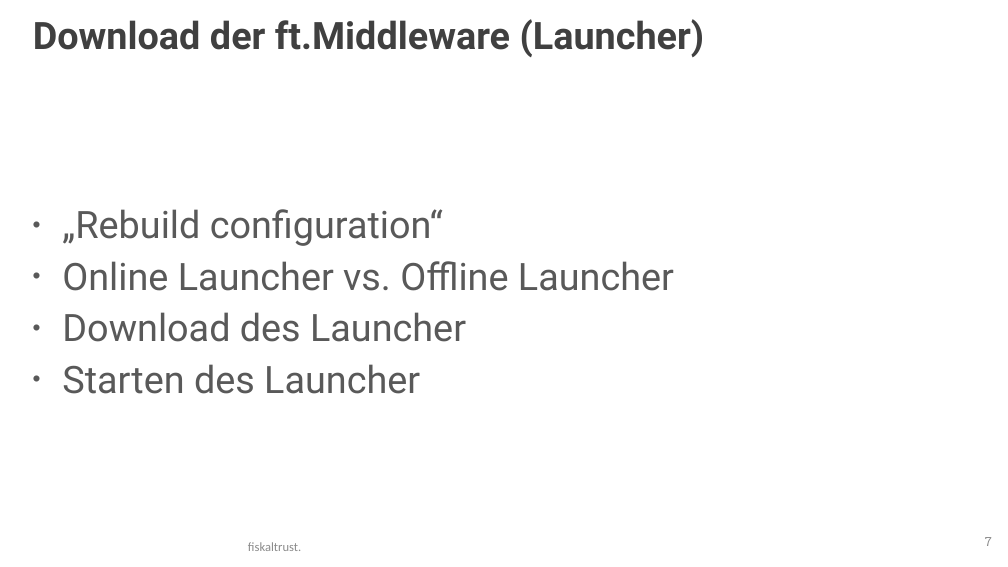
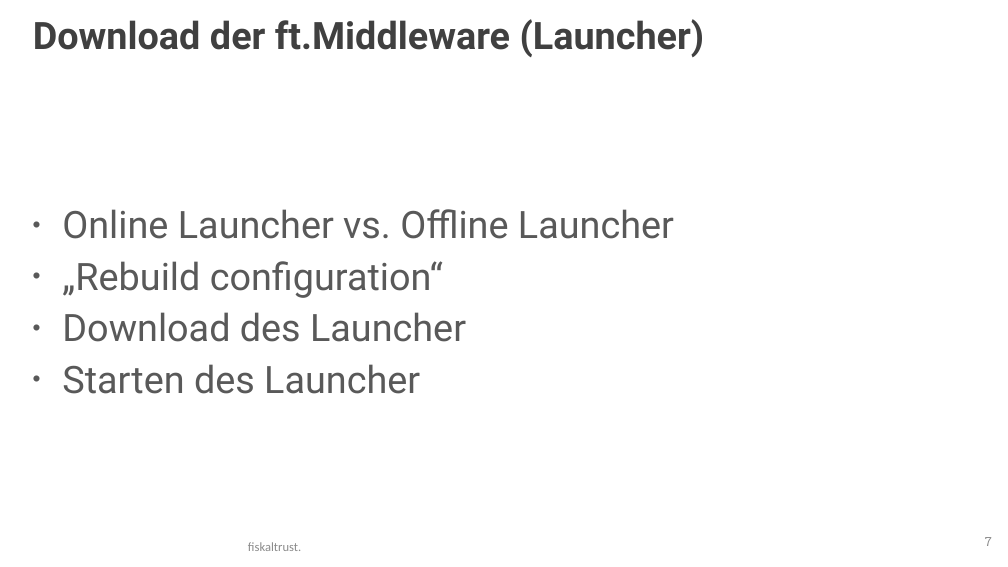
Before and after one commit to fiskaltrust/productdescription-de-doc, a slide deck: slide 7 of for-posdealers/presentation/media/posdealer-tech-rollout.pptx. Drawn at 1008x567 pixels with LibreOffice and Linux fonts; fonts in the diff are those of the drawing; background and template pictures are left out. Boxes give left, top, right and bottom in pixels: in the first picture for what was removed or moved away, otherwise in the second. Text is boxed around its words. In the diff, an @@ line names an element or a change of style, - is before the commit and + after.

```diff
--- a/for-posdealers/presentation/media/posdealer-tech-rollout.pptx
+++ b/for-posdealers/presentation/media/posdealer-tech-rollout.pptx
@@ text at <box>62,209,674,239</box>: paragraph added @@
+• Online Launcher vs. Offline Launcher
@@ text at <box>62,261,674,291</box>: paragraph removed @@
-• Online Launcher vs. Offline Launcher
```
Also in this commit, not shown: 2 slides added.
